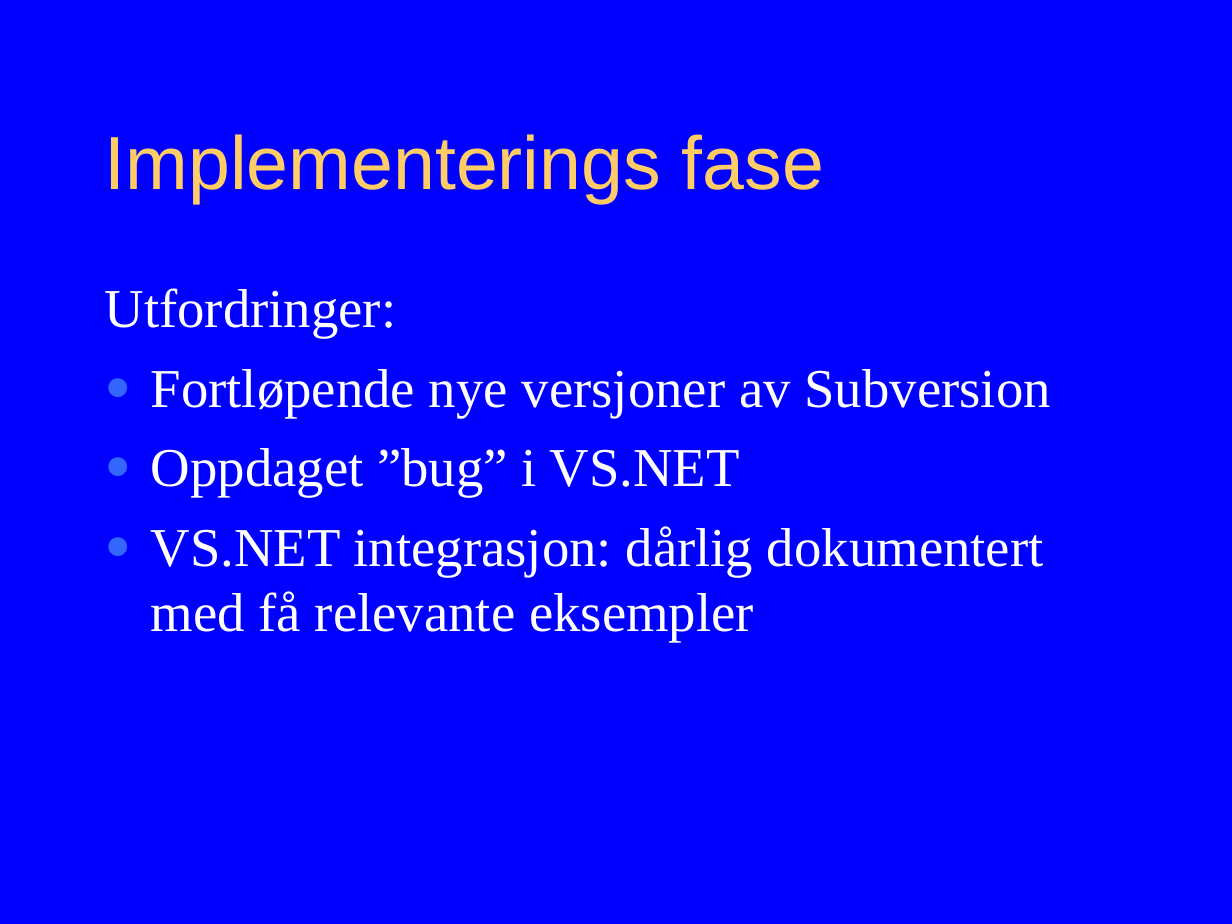
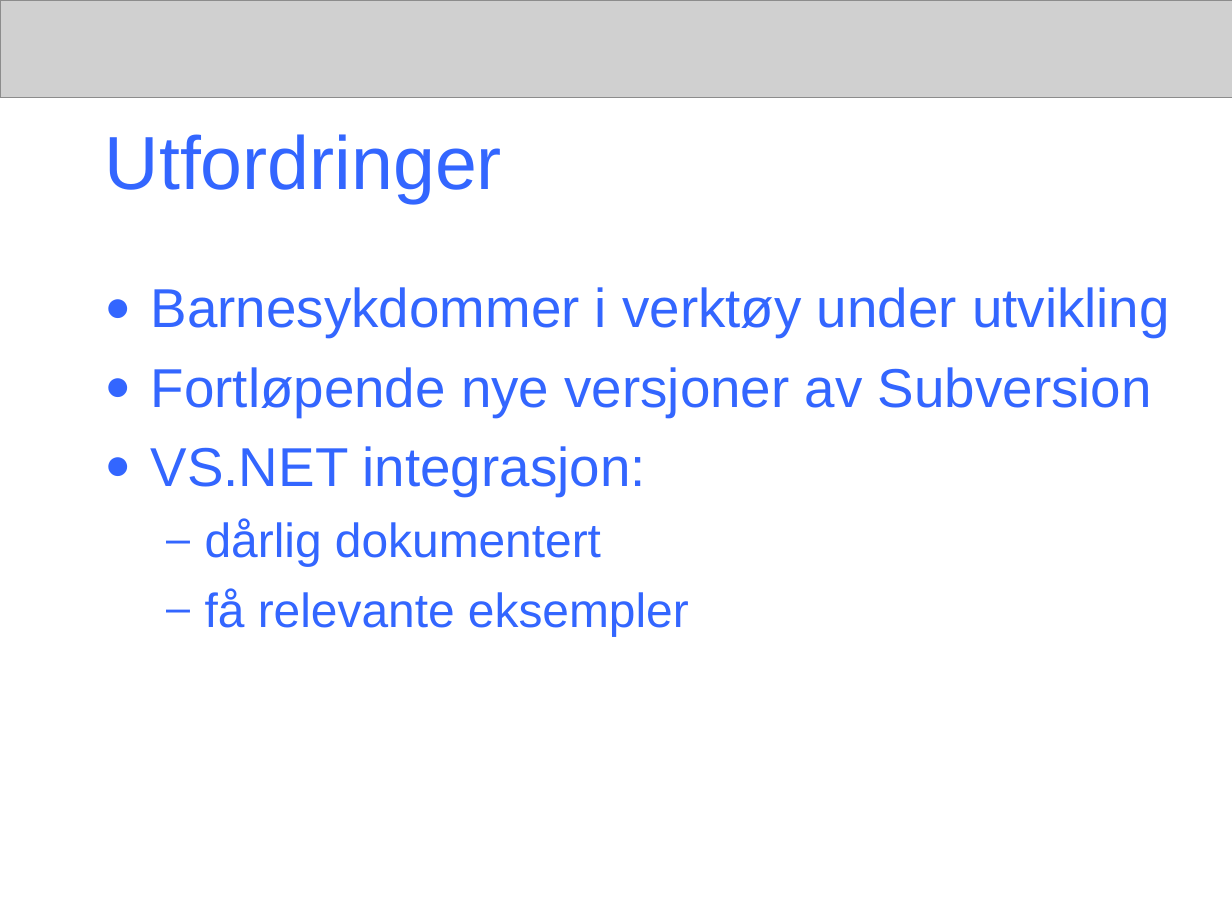
Before and after one commit to PhilJollans/AnkhSVN2019, a slide deck: slide 21 of doc/powerpoint/Subversion_addin_for_VS.NET.ppt (slide 18 before the commit). Drawn at 1232x924 pixels with LibreOffice and Linux fonts; fonts in the diff are those of the drawing; grey boxes stand for pictures. Boxes give left, top, right and bottom in pixels: in the first picture for what was removed or moved away, otherwise in the second. Text is boxed around its words. In the diff, an @@ line names an element or a change of style, - is before the commit and + after.

Commit message:
The presentation contain:
* Title of final project, name of authors
* Background
- Revision control: wc, revision, repository to be explained
- Subversion
- CollabNet
- VS.NET
- Aim of the final project

*Content
- Functionality of NSvn
- Navigation model of Ankh
- What can Ankh do?
- Example of how Ankh works: Manual demo performed at school PC
- Ankh Help: Manual demo performed at school PC
- Improvements of GUI
- Testing of Ankh
- Challenges and development environment
- Conclusion

White background, "ankh header" without letters or symbol

```diff
--- a/doc/powerpoint/Subversion_addin_for_VS.NET.ppt
+++ b/doc/powerpoint/Subversion_addin_for_VS.NET.ppt
@@ background #0000FF to #FFFFFF @@
@@ picture added at box(0, 0, 1232, 97) @@
@@ title at box(105, 134, 502, 203): text changed; text colour #FFCC66 to #3366FF @@
-Implementerings fase
+Utfordringer
@@ text at box(151, 287, 1170, 337): text changed; font Times New Roman to Arial; text colour #FFFFFF to #3366FF @@
-Utfordringer:
+● Barnesykdommer i verktøy under utvikling
@@ text at box(151, 367, 1152, 417): font Times New Roman to Arial, text colour #FFFFFF to #3366FF in "Fortløpende nye versjoner av Subversion" @@
@@ text at box(151, 446, 689, 636): text changed; size 32 to 28 pt; font Times New Roman to Arial; text colour #FFFFFF to #3366FF @@
-● Oppdaget ”bug” i VS.NET
-● VS.NET integrasjon: dårlig dokumentert med få relevante eksempler
+● VS.NET integrasjon:
+  – dårlig dokumentert
+  – få relevante eksempler
```
Also in this commit, not shown: 12 other slides changed, 9 slides added, 7 slides removed.
